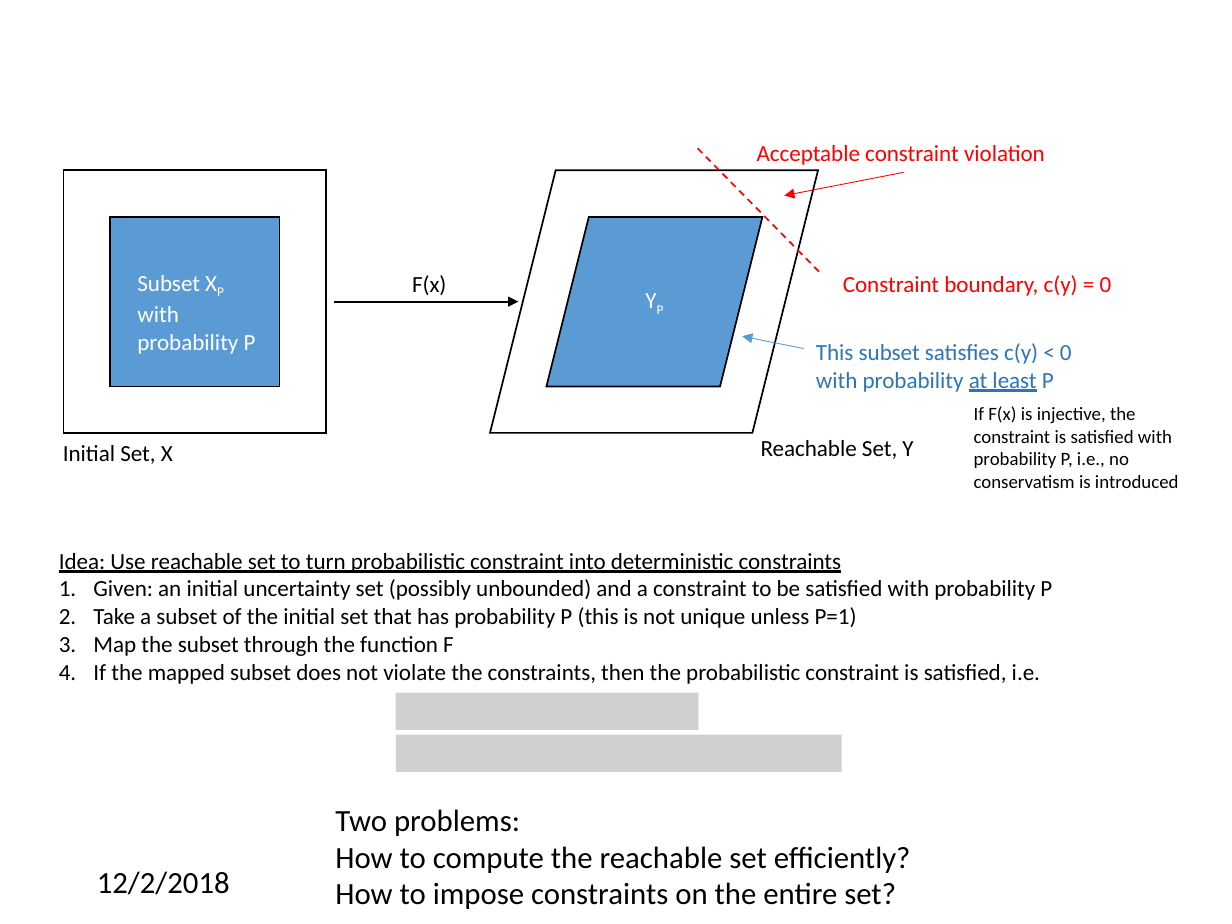
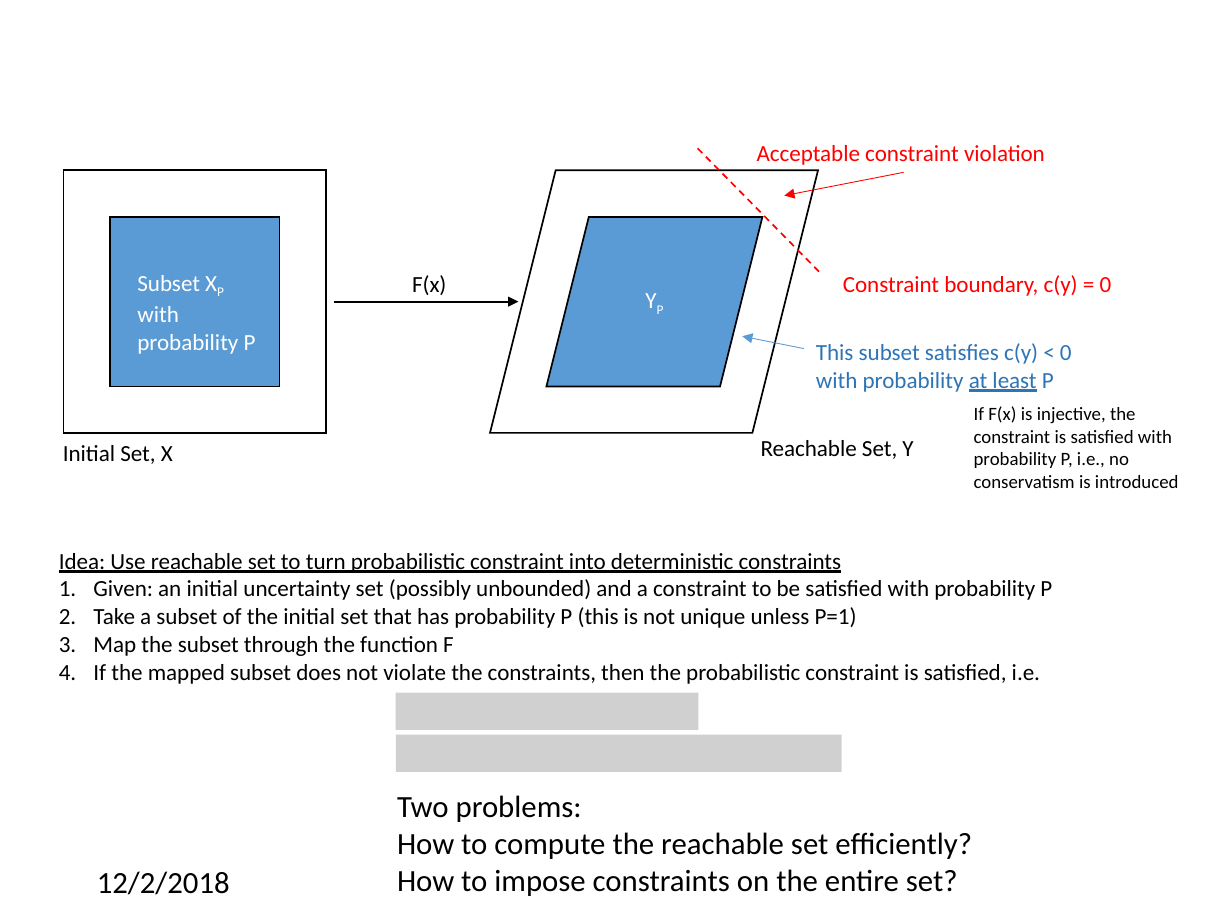
Before and after one commit to CDNoyes/EDL-Py, a slide deck: slide 16 of Documents/Qual Exam.pptx (slide 15 before the commit). Drawn at 1232x924 pixels with LibreOffice and Linux fonts; fonts in the diff are those of the drawing; grey boxes stand for pictures; background and template pictures are left out. Boxes give left, top, right and bottom in pixels: in the first picture for what was removed or moved away, otherwise in the second. Text is boxed around its words. In the diff, an @@ line names an element or a change of style, - is before the commit and + after.

```diff
--- a/Documents/Qual Exam.pptx
+++ b/Documents/Qual Exam.pptx
@@ text "Two problems:": place and size @@
-text "Two problems:" at (335,809,911,909)
+text "Two problems:" at (397,795,972,896)
```
Also in this commit, not shown: 14 other slides changed, 3 slides added.
